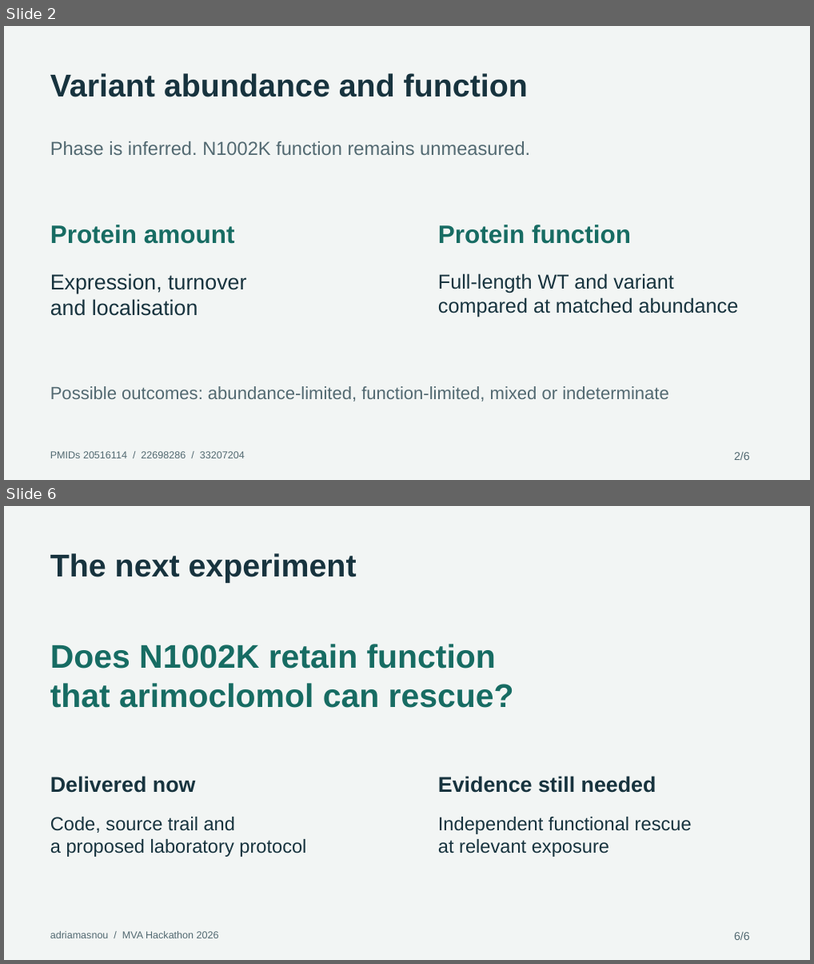
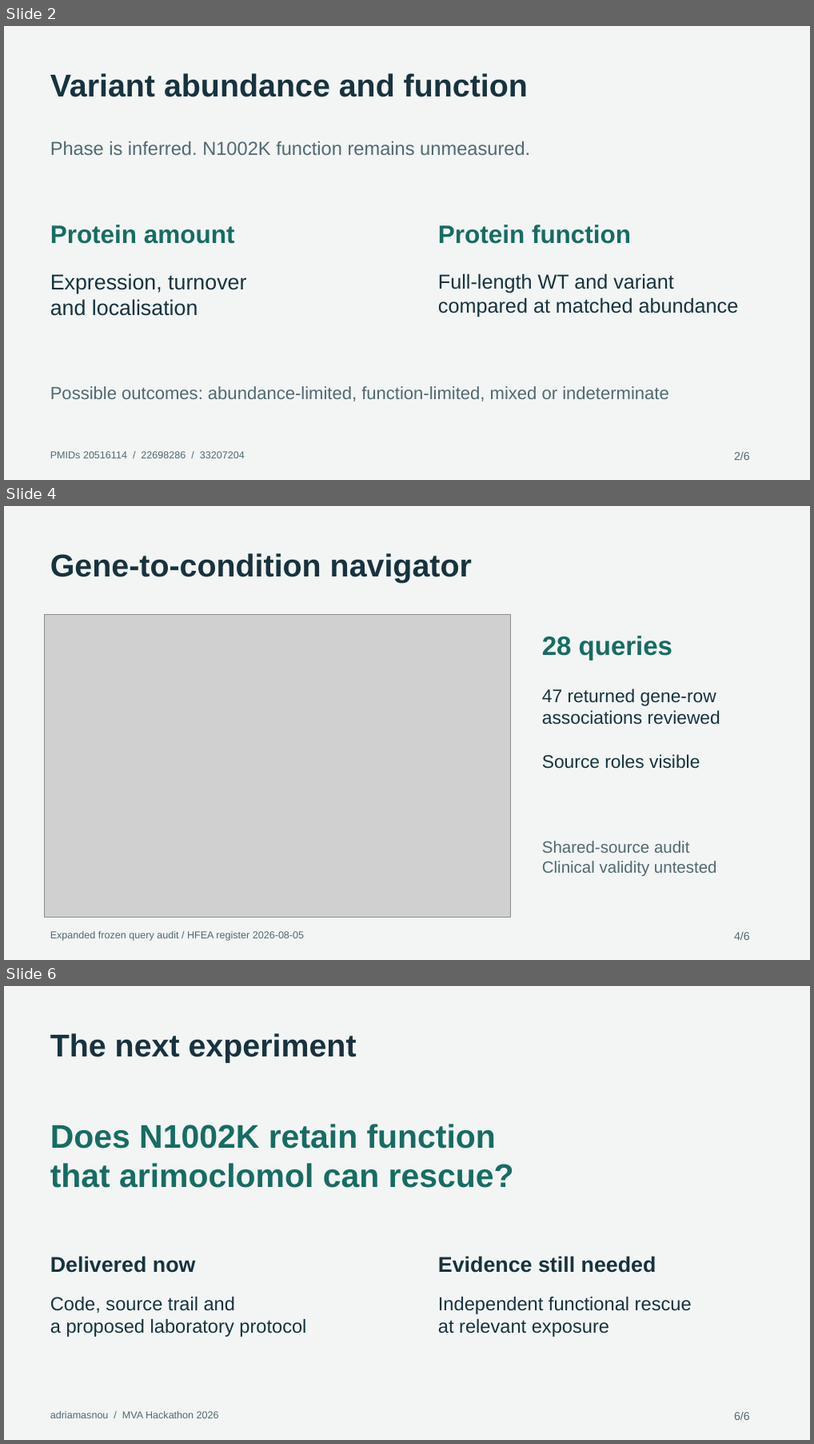
Before and after one commit to adriamasnou/mva-hackathon-2026-track1, a slide deck: submissions/pitch/pitch-editable.pptx. Shown one above the other, each under a label of ours: slides 2 and 6 before the commit, slides 2, 4 and 6 after it; the slides between them are not shown. The pictures are 814x964 and 814x1444 pixels, drawn with LibreOffice and Linux fonts; fonts in the diff are those of the drawing; grey boxes stand for pictures. Boxes give left, top, right and bottom in pixels: in the first picture for what was removed or moved away, otherwise in the second. Text is boxed around its words. In the diff, an @@ line names an element or a change of style, - is before the commit and + after.

Commit message:
Refresh three-minute pitch with reviewed source roles and decision prototype

```diff
--- a/submissions/pitch/pitch-editable.pptx
+++ b/submissions/pitch/pitch-editable.pptx
@@ slide 4 added at [4,506,810,960], background #F2F5F4 @@
@@ text added at [50,553,472,583], 37.5 pt, text #17333E, bold @@
+Gene-to-condition navigator
@@ picture added at [45,614,511,916] @@
@@ text added at [542,636,673,660], 31.5 pt, text #176C63, bold @@
+28 queries
@@ text added at [542,688,721,768], 21.8 pt, text #17333E @@
+47 returned gene-row
+associations reviewed
+Source roles visible
@@ text added at [542,840,718,876], 19.5 pt, text #526971 @@
+Shared-source audit
+Clinical validity untested
@@ text added at [50,931,304,940], 12 pt, text #526971 @@
+Expanded frozen query audit / HFEA register 2026-08-05
@@ text added at [734,932,750,940], 13.5 pt, text #526971 @@
+4/6
```
Also in this commit, not shown: 2 other slides added, 3 slides removed, 9 other files.
